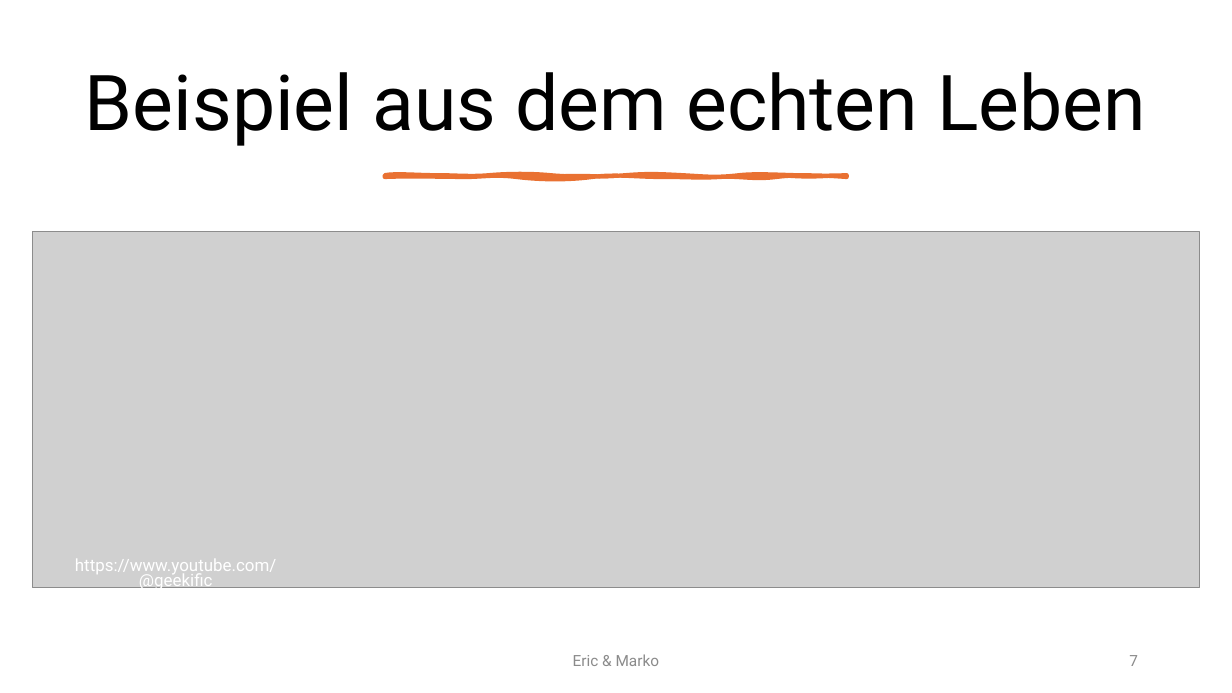
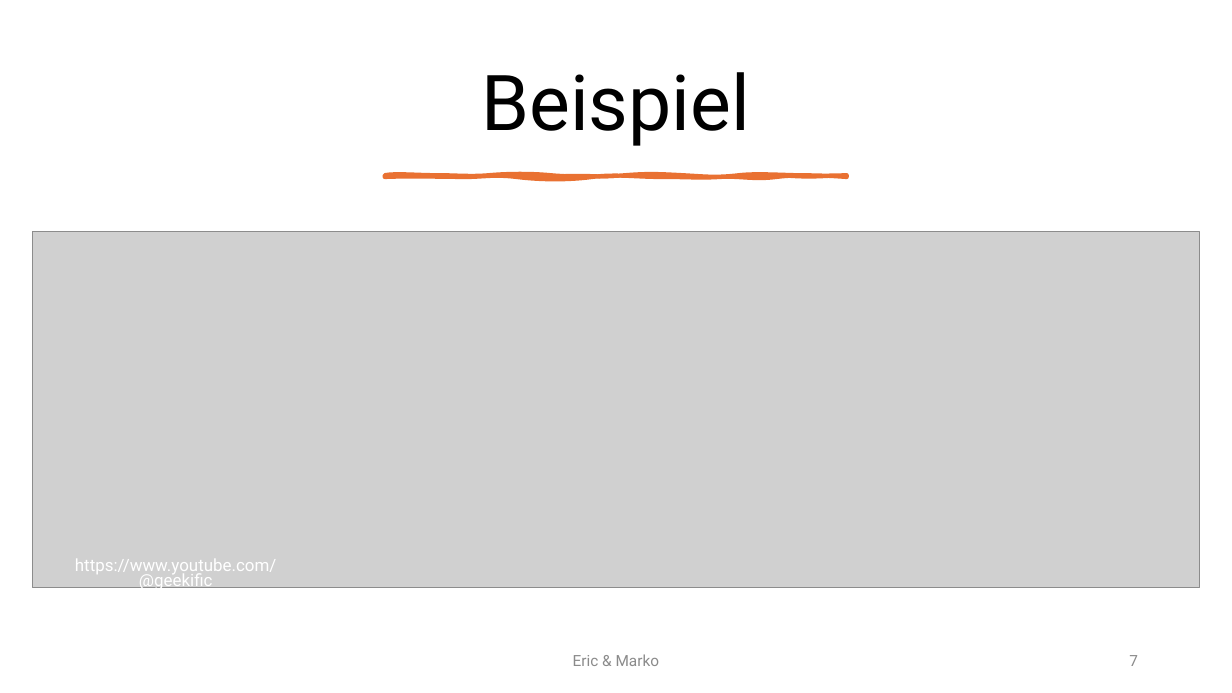
Before and after one commit to sonrotz0815/Chain_of_Responsibility, a slide deck: slide 7 of Präsentation/Chain of Responsibility.pptx. Drawn at 1232x693 pixels with LibreOffice and Linux fonts; fonts in the diff are those of the drawing; grey boxes stand for pictures. Boxes give left, top, right and bottom in pixels: in the first picture for what was removed or moved away, otherwise in the second. Text is boxed around its words. In the diff, an @@ line names an element or a change of style, - is before the commit and + after.

```diff
--- a/Präsentation/Chain of Responsibility.pptx
+++ b/Präsentation/Chain of Responsibility.pptx
@@ title at bbox=[481, 72, 750, 146]: text changed @@
-Beispiel aus dem echten Leben
+Beispiel
```
Also in this commit, not shown: 5 other slides changed, 1 other file.
